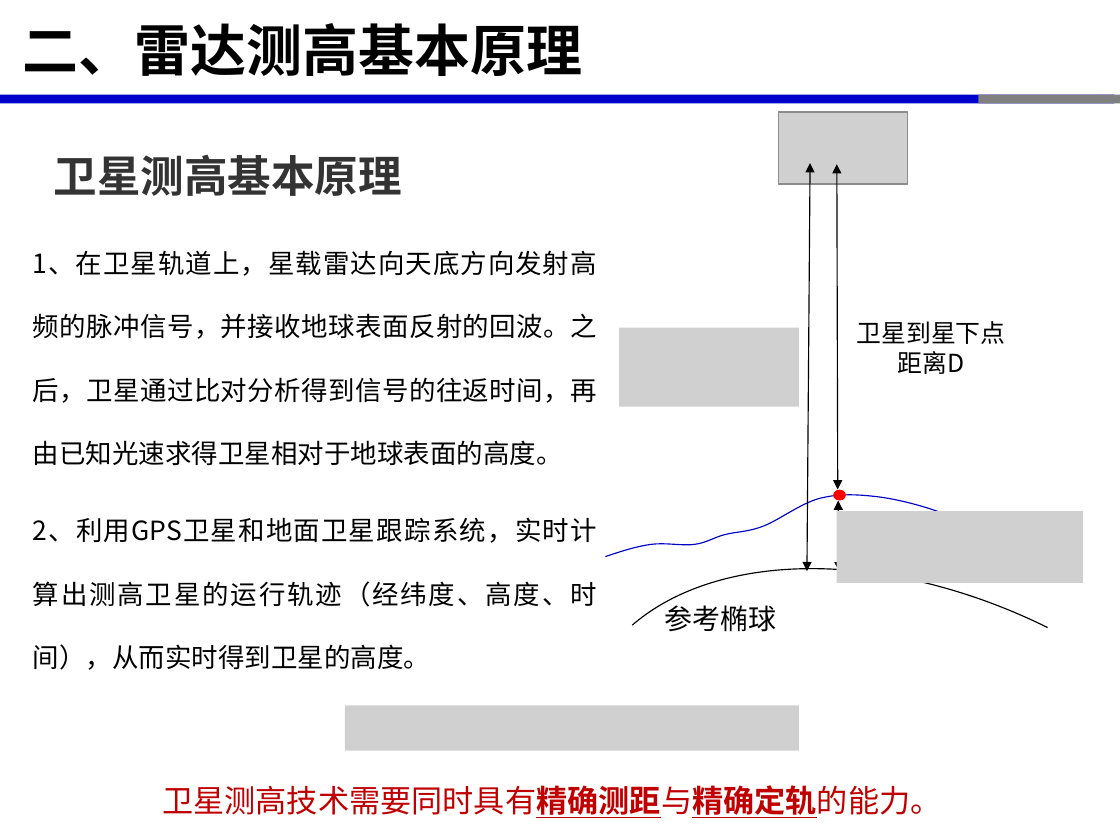
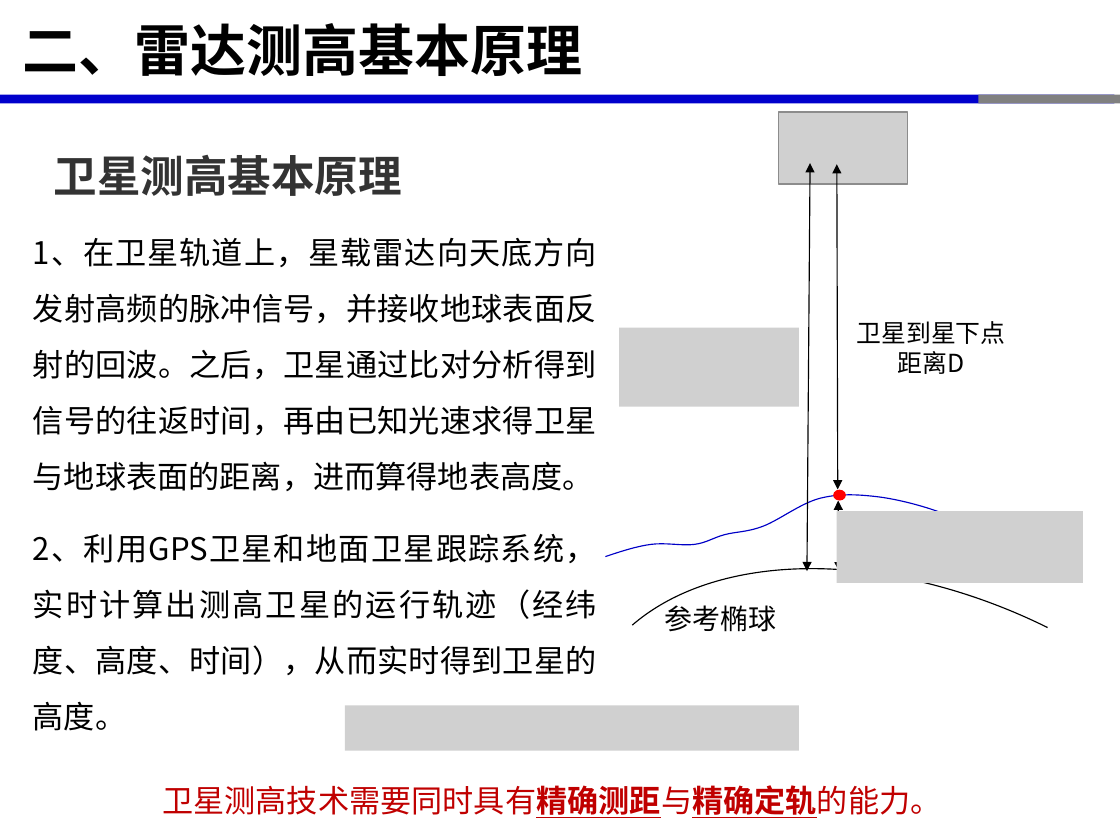
Before and after one commit to xinluo2018/satellite-altimetry-course, a slide deck: slide 10 of 第2章-星载雷达测高原理-2学时/第2章-星载雷达测高原理-2学时.pptx. Drawn at 1120x840 pixels with LibreOffice and Linux fonts; fonts in the diff are those of the drawing; grey boxes stand for pictures. Boxes give left, top, right and bottom in pixels: in the first picture for what was removed or moved away, otherwise in the second. Text is boxed around its words. In the diff, an @@ line names an element or a change of style, - is before the commit and + after.

```diff
--- a/第2章-星载雷达测高原理-2学时/第2章-星载雷达测高原理-2学时.pptx
+++ b/第2章-星载雷达测高原理-2学时/第2章-星载雷达测高原理-2学时.pptx
@@ text at (x1=33, y1=237, x2=597, y2=491): text changed; size 17 to 20 pt @@
-1、在卫星轨道上，星载雷达向天底方向发射高频的脉冲信号，并接收地球表面反射的回波。之后，卫星通过比对分析得到信号的往返时间，再由已知光速求得卫星相对于地球表面的高度。
+1、在卫星轨道上，星载雷达向天底方向发射高频的脉冲信号，并接收地球表面反射的回波。之后，卫星通过比对分析得到信号的往返时间，再由已知光速求得卫星与地球表面的距离，进而算得地表高度。
@@ text at (x1=33, y1=534, x2=597, y2=675): size 17 to 20 pt in "2、利用GPS卫星和地面卫星跟踪系统，实时计算出测高卫星的运行轨迹（经纬度、高度、时间），从而实时得到卫星的高度。"; line spacing 2 to 1.5; more space between paragraphs @@
```
Also in this commit, not shown: 12 other slides changed, 2 slides removed, 2 other files.
